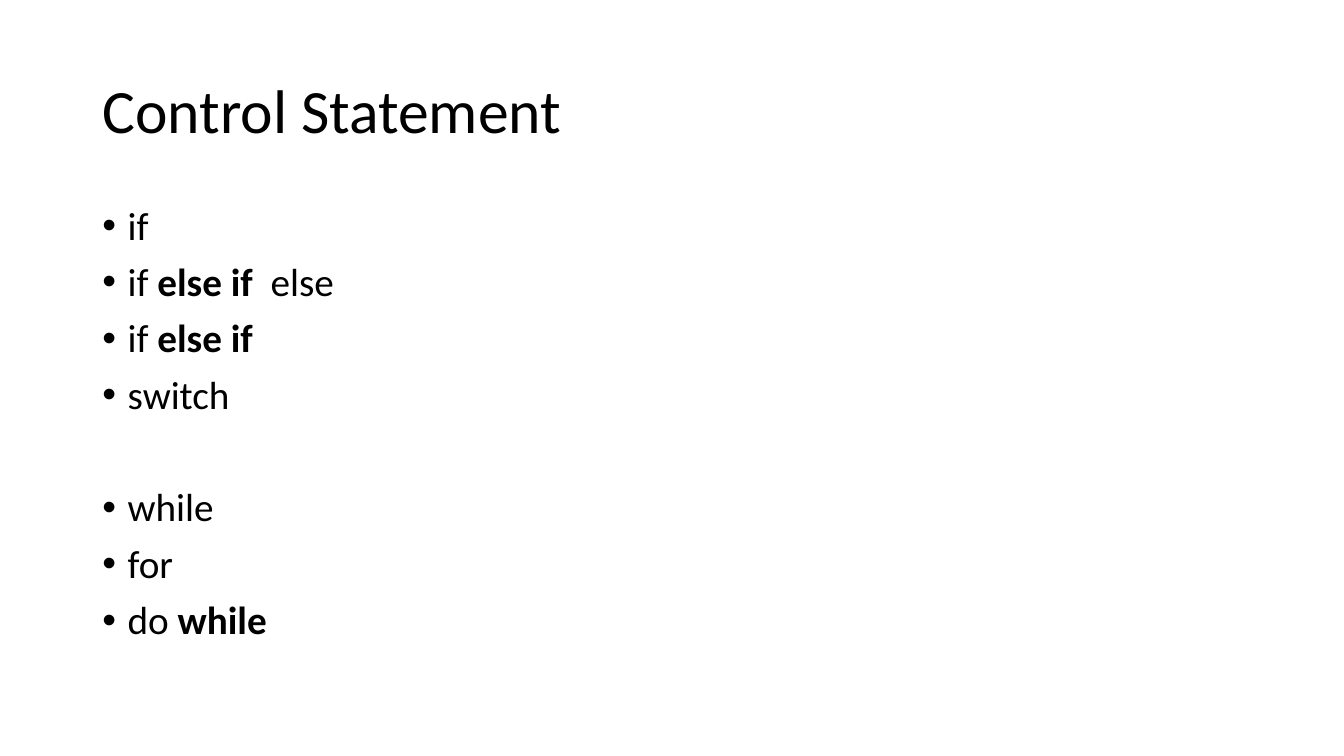
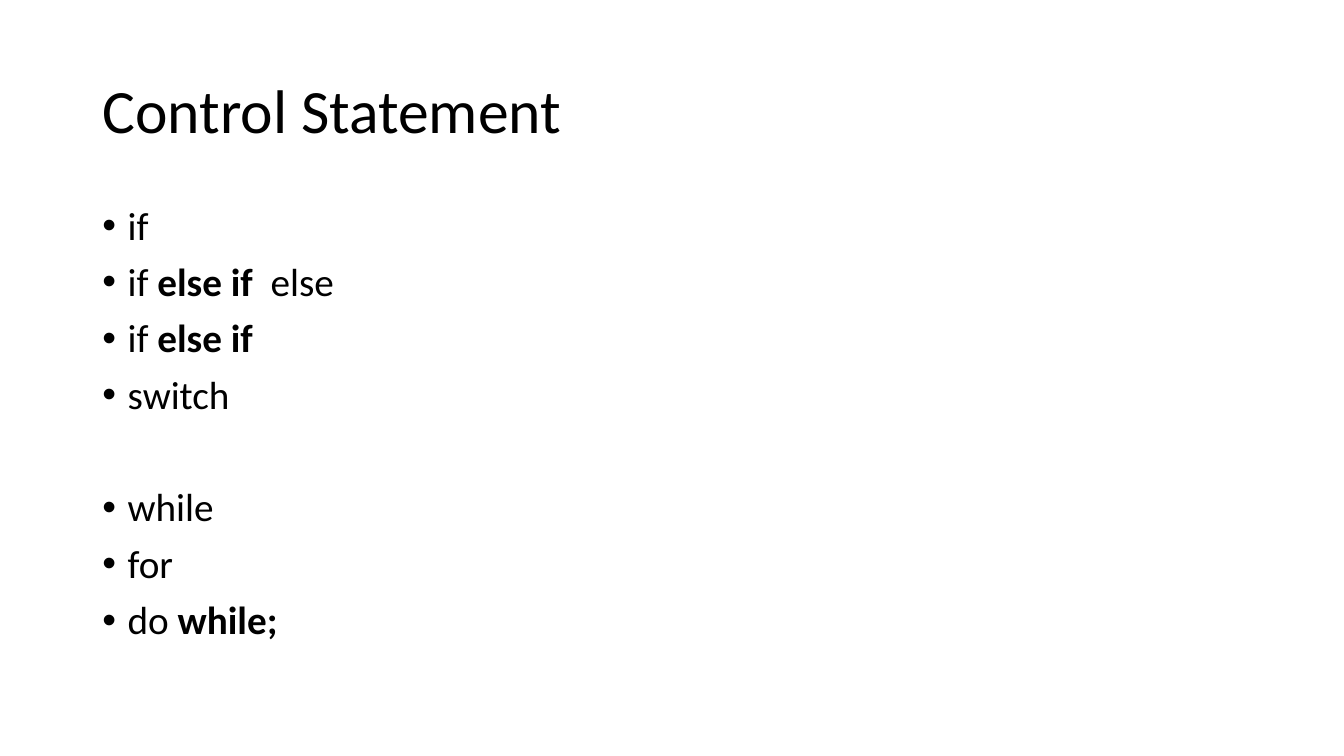
Before and after one commit to umaa-java-sept-2020/documents, a slide deck: slide 5 of statement-block-identifier.pptx. Drawn at 1344x756 pixels with LibreOffice and Linux fonts; fonts in the diff are those of the drawing. Boxes give left, top, right and bottom in pixels: in the first picture for what was removed or moved away, otherwise in the second. Text is boxed around its words. In the diff, an @@ line names an element or a change of style, - is before the commit and + after.

```diff
--- a/statement-block-identifier.pptx
+++ b/statement-block-identifier.pptx
@@ text at bbox=[128, 606, 278, 639]: text changed @@
-• do while
+• do while;
```
Also in this commit, not shown: 4 other slides changed, 2 slides added.
